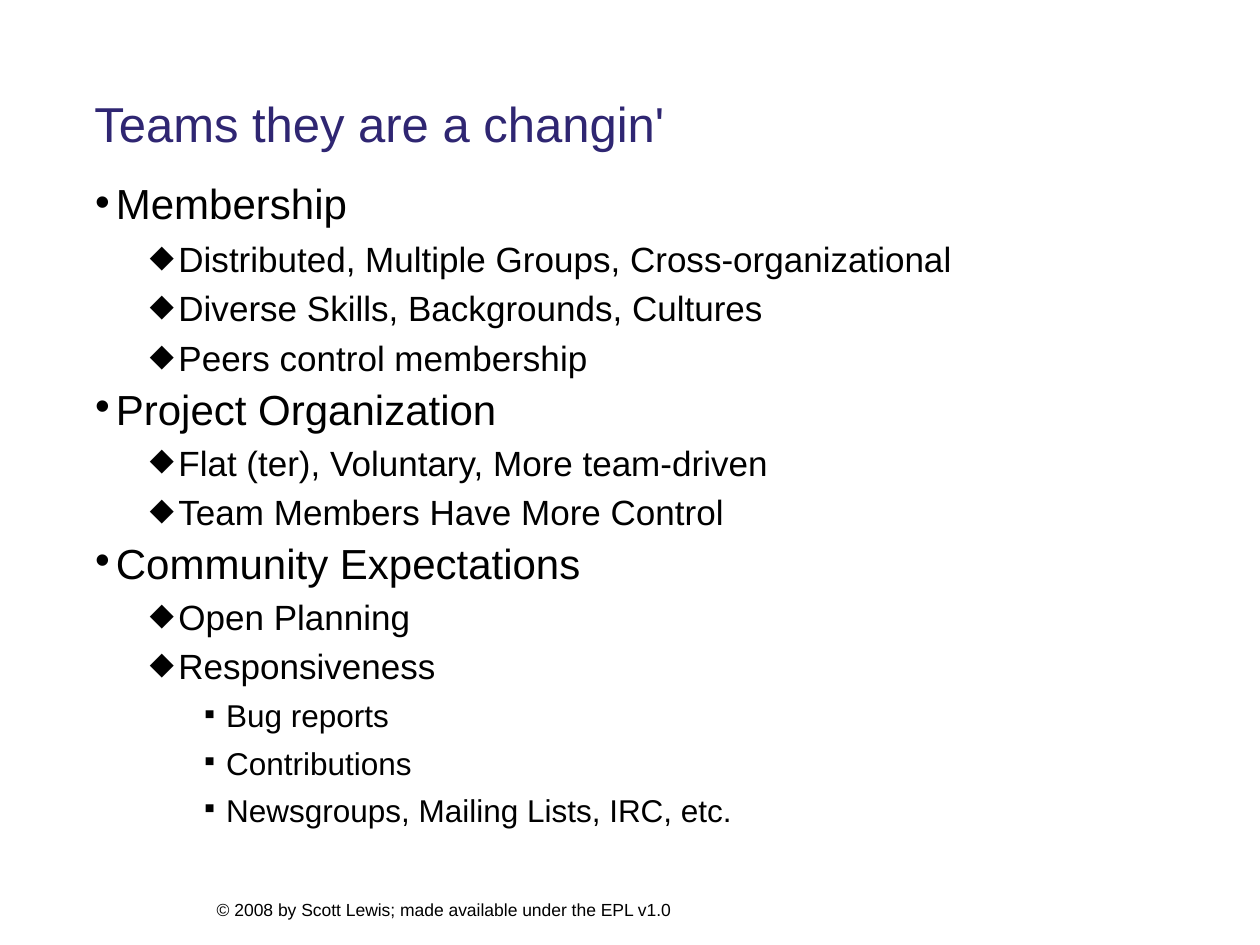
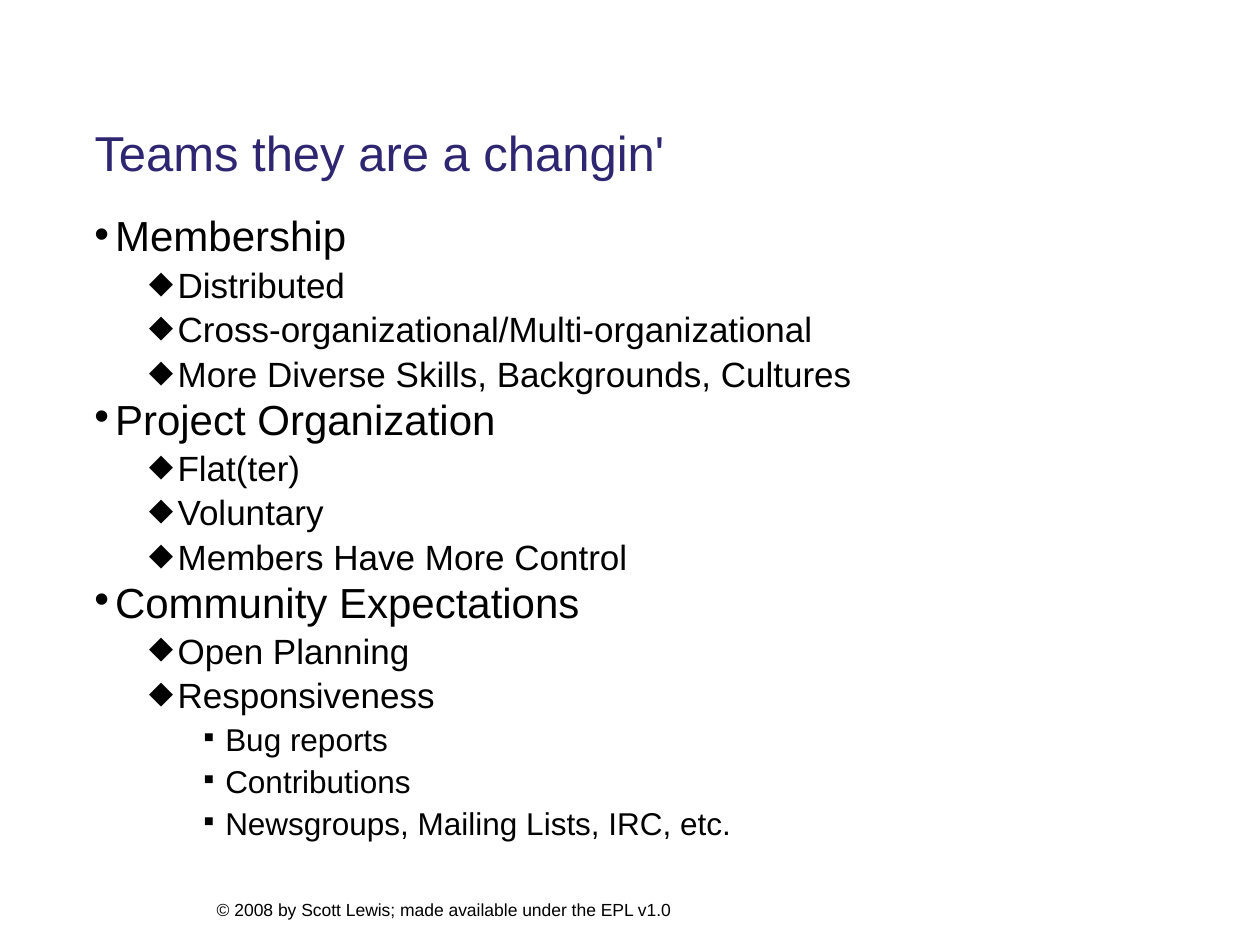
Before and after one commit to eclipse/ecf-website, a slide deck: slide 3 of presentations/eclipsecon2008/longtalk134/ecf_eclipsecon2008_134.ppt. Drawn at 1260x945 pixels with LibreOffice and Linux fonts; fonts in the diff are those of the drawing; background and template pictures are left out. Boxes give left, top, right and bottom in pixels: in the first picture for what was removed or moved away, otherwise in the second. Text is boxed around its words. In the diff, an @@ line names an element or a change of style, - is before the commit and + after.

```diff
--- a/presentations/eclipsecon2008/longtalk134/ecf_eclipsecon2008_134.ppt
+++ b/presentations/eclipsecon2008/longtalk134/ecf_eclipsecon2008_134.ppt
@@ title "Teams they are a changin'": place and size @@
-title "Teams they are a changin'" at (94, 106, 664, 152)
+title "Teams they are a changin'" at (94, 135, 664, 181)
@@ text "Membership": place and size @@
-text "Membership" at (116, 188, 951, 828)
+text "Membership" at (115, 220, 851, 841)
@@ text at (115, 220, 731, 841): less space between paragraphs @@
@@ text at (178, 272, 851, 394): text changed @@
-  ⬥ Distributed, Multiple Groups, Cross-organizational
-  ⬥ Diverse Skills, Backgrounds, Cultures
-  ⬥ Peers control membership
+  ⬥ Distributed
+  ⬥ Cross-organizational/Multi-organizational
+  ⬥ More Diverse Skills, Backgrounds, Cultures
@@ text at (178, 455, 627, 571): text changed @@
-  ⬥ Flat (ter), Voluntary, More team-driven
-  ⬥ Team Members Have More Control
+  ⬥ Flat(ter)
+  ⬥ Voluntary
+  ⬥ Members Have More Control
```
Also in this commit, not shown: 5 other slides changed, 3 slides added, 7 slides removed, 1 other file.
